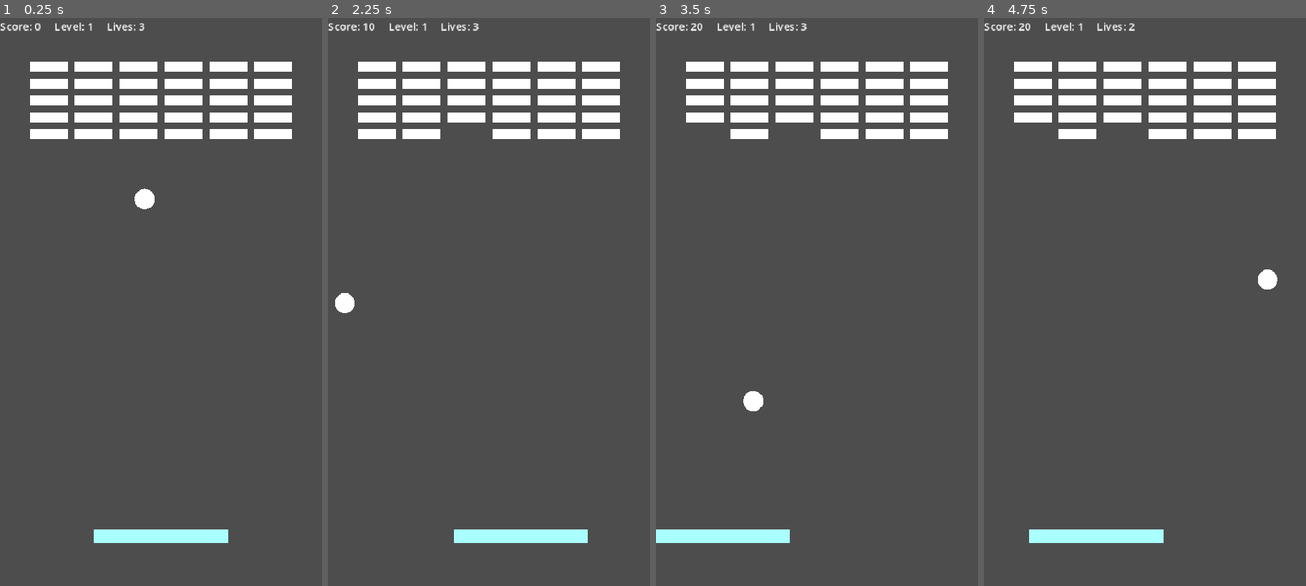
Above: before the commit, frames 1-4 (left to right).
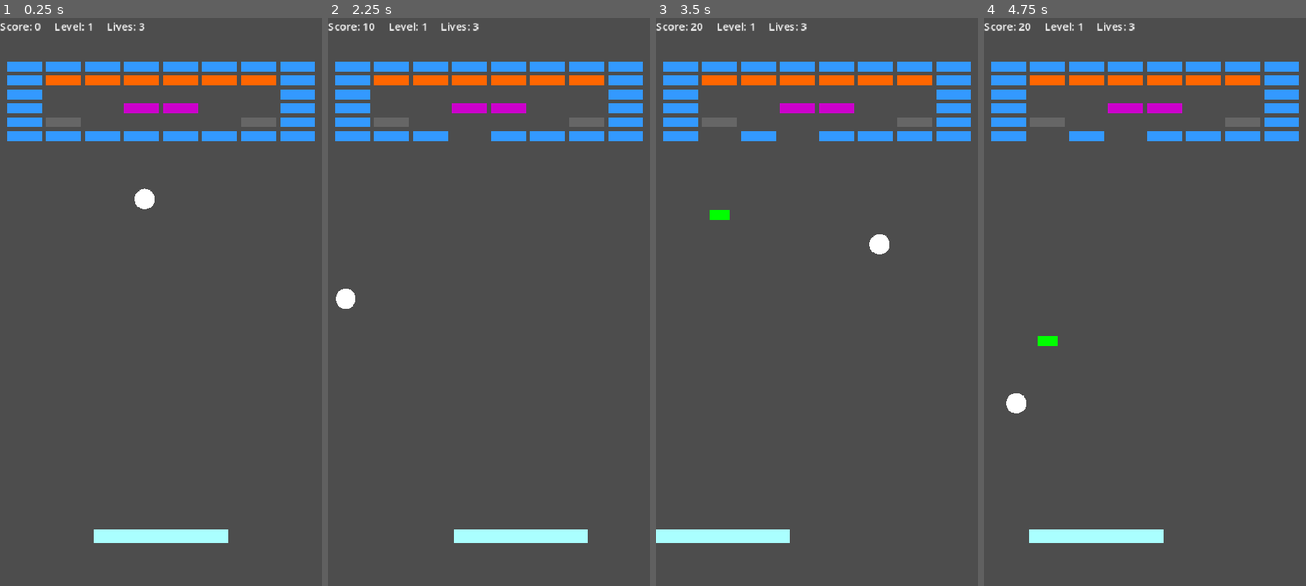
Above: after the commit, the same moments.

Repository: ilkkayli/godot-brick-breaker
Game: Godot game, scene res://main.tscn
Two runs of this game, one before a commit and one after it. Both use one fixed random seed, a clock stepped at 60 frames per second and the inputs below.
Inputs (mouse positions are in pixels of both pictures, inside the frame that each line leads up to):
- Up to frame 1 (0.25 s): no input
- Up to frame 2 (2.25 s): move the mouse to (559, 273) at 0.52 s; click (559, 273) at 0.67 s; drag from (424, 330) to (472, 415) at 1.27 s; move the mouse to (521, 171) at 2.02 s; click (521, 171) at 2.17 s
- Up to frame 3 (3.5 s): drag from (800, 415) to (720, 211) at 2.77 s
- Up to frame 4 (4.75 s): move the mouse to (1241, 387) at 3.52 s; click (1241, 387) at 3.67 s; drag from (1048, 211) to (1096, 154) at 4.27 s

The runs differ from the first frame. In frame 1, 9.6% of the frame differs, in the area x 2-98%, y 7-22%; in frame 2, 9.4%; in frame 3, 9.5%; in frame 4, 9.6%.

Commit message:
feat: add brick types, powerups, lives system and level progression

Diff:
--- a/Brick.gd
+++ b/Brick.gd
@@ -1,12 +1,61 @@
 extends StaticBody2D
+class_name Brick
 
 signal brick_destroyed
 
 const POWERUP_SCENE = preload("res://PowerUp.tscn")
-const PowerUp = preload("res://PowerUp.gd")  # ← lisää tämä
+const PowerUp = preload("res://PowerUp.gd")
 const POWERUP_CHANCE = 0.2
 
+enum Type { NORMAL, STRONG, UNBREAKABLE, EXPLOSIVE }
+
+const COLORS = {
+	Type.NORMAL:      Color(0.2, 0.6, 1.0),   # sininen
+	Type.STRONG:      Color(1.0, 0.4, 0.0),   # oranssi
+	Type.UNBREAKABLE: Color(0.4, 0.4, 0.4),   # harmaa
+	Type.EXPLOSIVE:   Color(0.8, 0.0, 0.8)    # violetti
+}
+const DAMAGED_COLOR = Color(0.8, 0.2, 0.2)   # punainen – vahva tiili vaurioitunut
+
+var health: int = 1
+var type: Type = Type.NORMAL
+var is_destroyed: bool = false
+
+func setup(new_type: Type) -> void:
+	type = new_type
+	match type:
+		Type.NORMAL:
+			health = 1
+		Type.STRONG:
+			health = 2
+		Type.UNBREAKABLE:
+			health = -1  # ei koskaan nolla
+		Type.EXPLOSIVE:
+			health = 1
+	_update_color()
+
+func _update_color() -> void:
+	var cr = $ColorRect
+	if type == Type.STRONG and health == 1:
+		cr.color = DAMAGED_COLOR
+	else:
+		cr.color = COLORS[type]
+
 func hit() -> void:
+	if type == Type.UNBREAKABLE:
+		return
+	if is_destroyed:
+		return
+	health -= 1
+	if health <= 0:
+		is_destroyed = true
+		_on_destroyed()
+	else:
+		_update_color()
+
+func _on_destroyed() -> void:
+	if type == Type.EXPLOSIVE:
+		_explode()
 	if randf() < POWERUP_CHANCE:
 		var powerup = POWERUP_SCENE.instantiate()
 		powerup.position = global_position
@@ -15,3 +64,20 @@
 		get_parent().add_child(powerup)
 	brick_destroyed.emit()
 	queue_free()
+
+func _explode() -> void:
+	var neighbors = [
+		Vector2(0, -1),  # ylös
+		Vector2(0,  1),  # alas
+		Vector2(-1, 0),  # vasemmalle
+		Vector2(1,  0)   # oikealle
+	]
+	var brick_size = Vector2(57 + 10, 15 + 10)  # BRICK_WIDTH + PADDING
+	for dir in neighbors:
+		var target_pos = global_position + dir * brick_size
+		for child in get_parent().get_children():
+			if child == self:
+				continue
+			if child is StaticBody2D and child.has_method("hit"):
+				if child.global_position.distance_to(target_pos) < 10:
+					child.hit()
--- /dev/null
+++ b/LevelLoader.gd
@@ -0,0 +1,85 @@
+extends Node
+class_name LevelLoader
+
+const BRICK_SCENE = preload("res://Brick.tscn")
+const TOP_OFFSET = 80
+
+func load_level(level_number: int, parent: Node) -> int:
+	print("=== load_level kutsuttu ===")
+	print(get_stack())
+	var path = "res://levels/level_%d.txt" % level_number
+
+	if not FileAccess.file_exists(path):
+		path = "res://levels/level_1.txt"
+		if not FileAccess.file_exists(path):
+			print("VIRHE: level_1.txt puuttuu!")
+			return 0
+
+	print("Ladataan: ", path)
+	var file = FileAccess.open(path, FileAccess.READ)
+	if not file:
+		print("Virhe: ei voida avata tiedostoa")
+		return 0
+
+	var lines = []
+	while not file.eof_reached():
+		var line = file.get_line().strip_edges()
+		if line != "":
+			lines.append(line)
+	file.close()
+
+	print("Rivejä luettu: ", lines.size())
+	return _spawn_bricks(lines, parent)
+
+func _spawn_bricks(lines: Array, parent: Node) -> int:
+	var breakable_count = 0
+	var rows = lines.size()
+
+	var max_cols = 0
+	for line in lines:
+		if line.length() > max_cols:
+			max_cols = line.length()
+
+	var screen_w = 480.0
+	var margin = 10.0
+	var gap = 6.0
+	var brick_w = (screen_w - margin * 2 - gap * (max_cols - 1)) / max_cols
+	var brick_h = brick_w * 0.28
+	var start_x = margin + brick_w / 2.0
+
+	for row in range(rows):
+		var line = lines[row]
+		for col in range(line.length()):
+			var ch = line[col]
+			if ch == ".":
+				continue
+
+			var brick_type = _char_to_type(ch)
+			if brick_type == -1:
+				continue
+
+			var brick = BRICK_SCENE.instantiate()
+			var x = start_x + col * (brick_w + gap)
+			var y = TOP_OFFSET + row * (brick_h + gap)
+			brick.position = Vector2(x, y)
+			parent.add_child(brick)
+			brick.setup(brick_type)
+
+			var shape = brick.get_node("CollisionShape2D").shape
+			shape.size = Vector2(brick_w / 2.0, brick_h / 2.0)
+			var cr = brick.get_node("ColorRect")
+			cr.size = Vector2(brick_w, brick_h)
+			cr.position = Vector2(-brick_w / 2.0, -brick_h / 2.0)
+
+			if brick_type != Brick.Type.UNBREAKABLE:
+				breakable_count += 1
+
+	return breakable_count
+
+func _char_to_type(ch: String) -> int:
+	match ch:
+		"B": return Brick.Type.NORMAL
+		"S": return Brick.Type.STRONG
+		"U": return Brick.Type.UNBREAKABLE
+		"E": return Brick.Type.EXPLOSIVE
+	return -1
--- a/Main.gd
+++ b/Main.gd
@@ -1,14 +1,8 @@
 extends Node2D
 
 const BRICK_SCENE = preload("res://Brick.tscn")
-const PowerUp = preload("res://PowerUp.gd")  # ← lisää tämä rivi
+const PowerUp = preload("res://PowerUp.gd")
 
-const COLS = 6
-const ROWS = 5
-const BRICK_WIDTH = 57
-const BRICK_HEIGHT = 15
-const PADDING = 10
-const TOP_OFFSET = 80
 const BASE_SPEED = 500.0
 const SPEED_INCREMENT = 40.0
 const MAX_LIVES = 3
@@ -18,6 +12,7 @@
 var level = 1
 var bricks_remaining = 0
 var lives = MAX_LIVES
+var loader = LevelLoader.new()
 
 @onready var ball = $Ball
 @onready var paddle = $Paddle
@@ -25,6 +20,11 @@
 @onready var score_label = $HUD/TopBar/ScoreLabel
 @onready var level_label = $HUD/TopBar/LevelLabel
 @onready var lives_label = $HUD/TopBar/LivesLabel
+
+const SLOW_DURATION: float = 8.0
+const SLOW_MULTIPLIER: float = 0.5
+var slow_timer: float = 0.0
+var is_slowed: bool = false
 
 func _ready() -> void:
 	spawn_bricks()
@@ -40,19 +40,11 @@
 	for child in get_children():
 		if child is StaticBody2D and child.has_method("hit"):
 			child.queue_free()
-
-	bricks_remaining = COLS * ROWS
-	var total_width = COLS * BRICK_WIDTH + (COLS - 1) * PADDING
-	var start_x = (480 - total_width) / 2 + BRICK_WIDTH / 2
-
-	for row in range(ROWS):
-		for col in range(COLS):
-			var brick = BRICK_SCENE.instantiate()
-			var x = start_x + col * (BRICK_WIDTH + PADDING)
-			var y = TOP_OFFSET + row * (BRICK_HEIGHT + PADDING)
-			brick.position = Vector2(x, y)
-			brick.brick_destroyed.connect(_on_brick_destroyed)
-			add_child(brick)
+	bricks_remaining = loader.load_level(level, self)
+	for child in get_children():
+		if child is StaticBody2D and child.has_method("hit"):
+			if not child.brick_destroyed.is_connected(_on_brick_destroyed):
+				child.brick_destroyed.connect(_on_brick_destroyed)
 
 func respawn_ball() -> void:
 	ball.position = Vector2(240, 600)
@@ -71,26 +63,19 @@
 	update_hud()
 	print("LEVEL CLEAR! Starting level ", level)
 	respawn_ball()
-	spawn_bricks()
+	call_deferred("spawn_bricks")
 
 func _on_death_zone_body_entered(body: Node) -> void:
 	if not (body is CharacterBody2D and body.has_method("set_speed")):
 		return
-
 	body.stop()
-
 	if body != ball:
 		body.queue_free()
-
 	await get_tree().process_frame
-
-	# Tarkista onko aktiivisia extrapalloja jäljellä
 	var active_balls = 0
 	for child in get_children():
 		if child is CharacterBody2D and child.has_method("set_speed") and child != ball and child.active:
 			active_balls += 1
-
-	# Jos ei extrapalloja ja alkuperäinen on pysähtynyt
 	if active_balls == 0 and not ball.active:
 		lives -= 1
 		update_hud()
@@ -115,7 +100,6 @@
 	level = 1
 	lives = MAX_LIVES
 	is_slowed = false
-	# Poista vain extrapallot
 	for child in get_children():
 		if child is CharacterBody2D and child.has_method("set_speed") and child != ball:
 			child.queue_free()
@@ -126,12 +110,6 @@
 	respawn_ball()
 	spawn_bricks()
 	update_hud()
-
-const SLOW_DURATION: float = 8.0
-const SLOW_MULTIPLIER: float = 0.5
-
-var slow_timer: float = 0.0
-var is_slowed: bool = false
 
 func _process(delta: float) -> void:
 	if is_slowed:
@@ -157,7 +135,7 @@
 	var new_ball = ball_scene.instantiate()
 	new_ball.position = Vector2(240, 600)
 	new_ball.speed = BASE_SPEED + (level - 1) * SPEED_INCREMENT
-	add_child(new_ball)
+	call_deferred("add_child", new_ball)
 	print("Multiball!")
 
 func activate_slow() -> void:
Not shown, added: LevelLoader.gd.uid
Not shown, added: levels/level_1.txt
Not shown, added: levels/level_2.txt
Not shown, added: levels/level_3.txt
